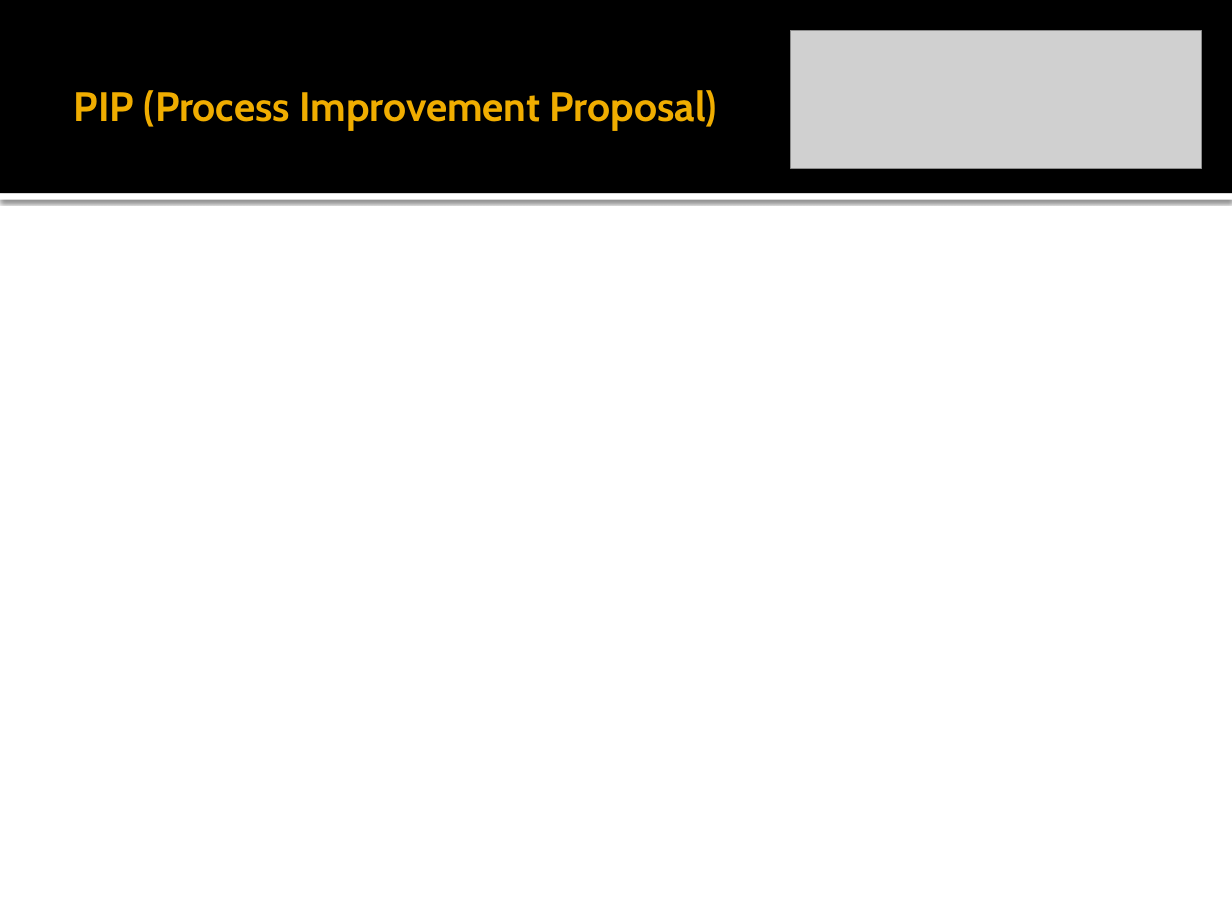
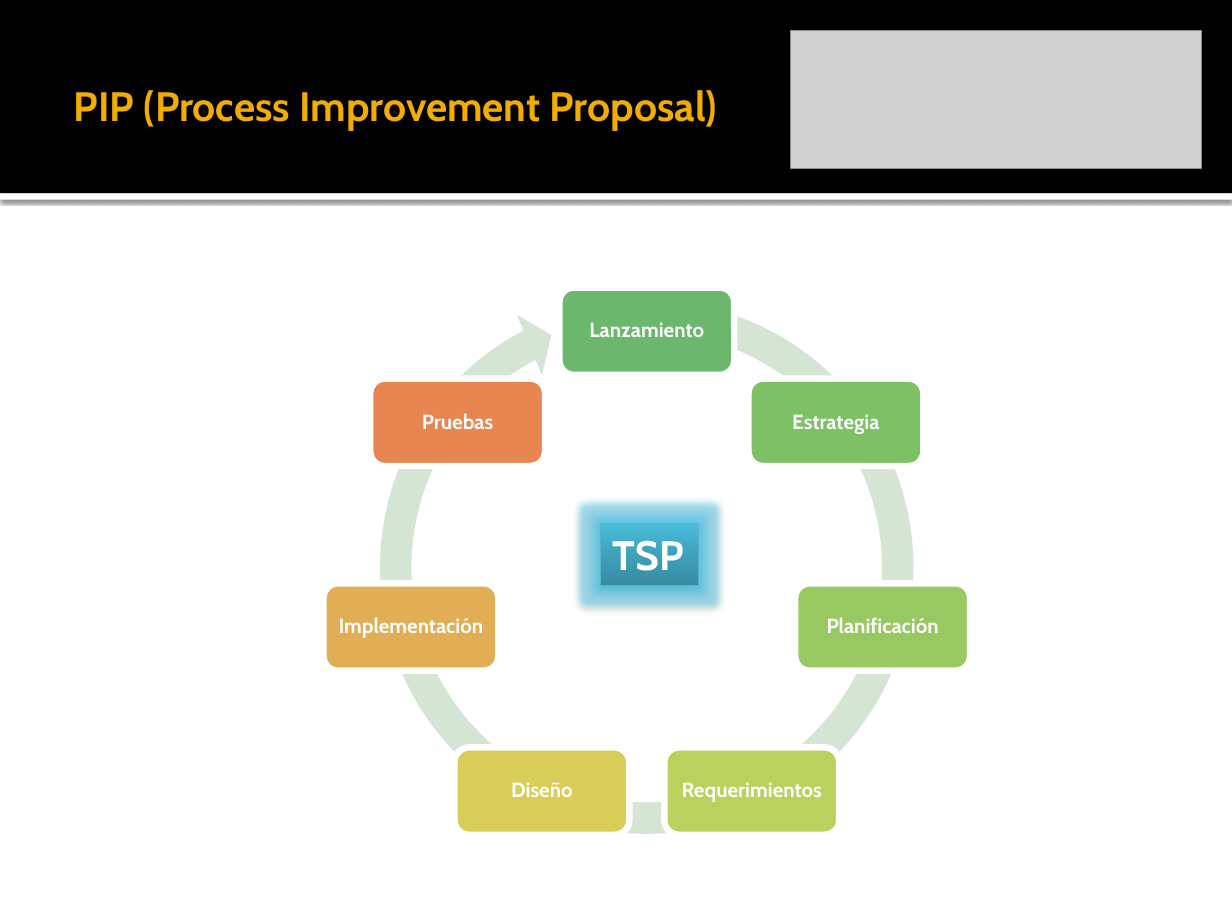
Before and after one commit to leseroth/ingenium-managment, a slide deck: slide 6 of CSOF5104 Mejoramiento de Procesos de Software/0806PostmortemProyectoECOS.pptx. Drawn at 1232x924 pixels with LibreOffice and Linux fonts; fonts in the diff are those of the drawing; grey boxes stand for pictures. Boxes give left, top, right and bottom in pixels: in the first picture for what was removed or moved away, otherwise in the second. Text is boxed around its words. In the diff, an @@ line names an element or a change of style, - is before the commit and + after.

```diff
--- a/CSOF5104 Mejoramiento de Procesos de Software/0806PostmortemProyectoECOS.pptx
+++ b/CSOF5104 Mejoramiento de Procesos de Software/0806PostmortemProyectoECOS.pptx
@@ group added at [324, 283, 970, 850]: 7 rounded rectangles, 7 texts, 1 circular arrow @@
+Lanzamiento
+Estrategia
+Planificación
+Requerimientos
+Diseño
+Implementación
+Pruebas
@@ rectangle added at [601, 524, 699, 585], fill gradient #378BA2 to #41A4BF to #4BBFDE, outline #5BB3CA 0.5 pt, 24 pt, text #FFFFFF, bold @@
+TSP
```
Also in this commit, not shown: 4 slides added, 1 slide removed.
